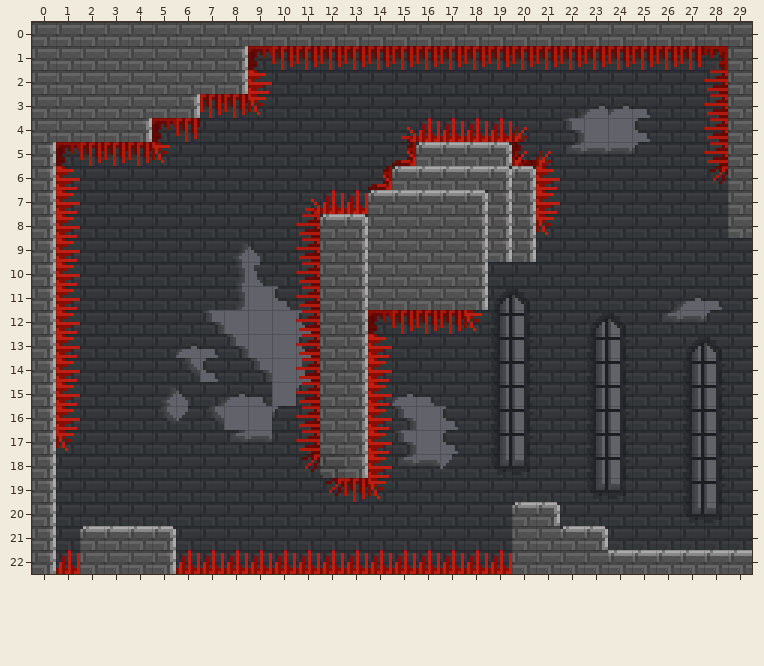
Two versions of a level (Tiled map (JSON), Bin/Levels/HiddenRoom_04.json). This is how it looked before the edit.
Cells are 8x8 px. Shown: x 0..29, y 0..22.
New version:
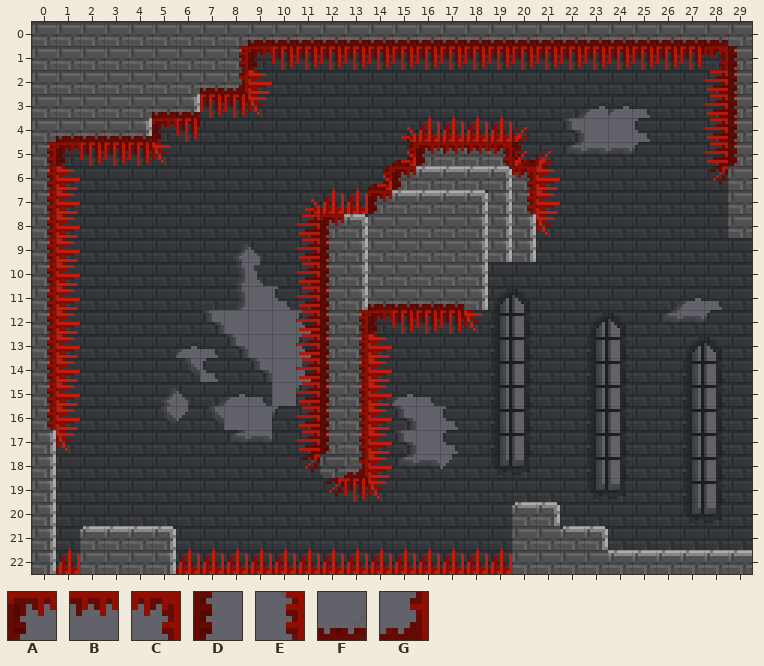
Key: from "passontileset": A 340, B 341, C 342, D 372, E 374, F 405, G 406.
_ is an empty cell.
Diff:
Layer "FG2":
y 0: x 9..28 ____________________ -> FFFFFFFFFFFFFFFFFFFF
y 1: x 8 _ -> E; x 29 _ -> D
y 2: x 7..8 __ -> FG; x 29 _ -> D
y 3: x 5..6 __ -> FF; x 29 _ -> D
y 4: x 1..4 ____ -> FFFF; x 29 _ -> D
y 5: x 0 _ -> E; x 16..19 ____ -> ABBC; x 29 _ -> D
y 6: x 0 _ -> E; x 15 _ -> A; x 20 _ -> C
y 7: x 0 _ -> E; x 14 _ -> A; x 20 _ -> E
y 8: x 0 _ -> E; x 12 _ -> A
y 9..10: x 0 _ -> E; x 12 _ -> D
y 11: x 0 _ -> E; x 12 _ -> D; x 14..17 ____ -> FFFF
y 12..16: x 0 _ -> E; x 12..13 __ -> DE
y 17: x 12..13 __ -> DE
y 18: x 13 _ -> G
